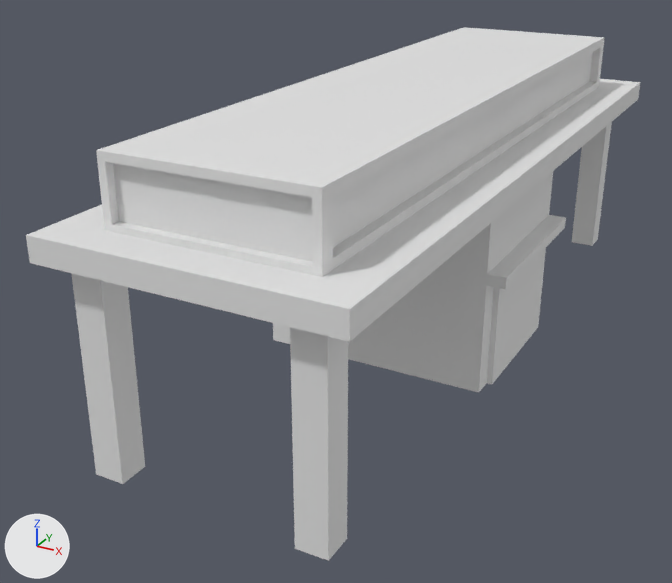
The Blender file Assets/Models/Entrance.blend, before and after one commit.
Both versions are drawn from a camera (50 mm lens) standing at (22.6, -54.5, 28.9) and looking at (-5.1, -4.2, 3.8). Lighting does not change. The marker at lower left points along +X, +Y and +Z.

The scene before the commit, as lines of its bpy script (objects in view):
```python
me_cube = bpy.data.meshes.new('Cube')
me_cube.from_pydata(...)  # 104 vertices, 82 faces; spans x -10.1..7.2, y -7.7..7.9, z 0.0..17.6
ob_cube = bpy.data.objects.new('Cube', me_cube)
ob_cube.location = (0.0, 0.0, 0.0)
ob_cube.scale = (1.0, 3.3, 1.0)
```
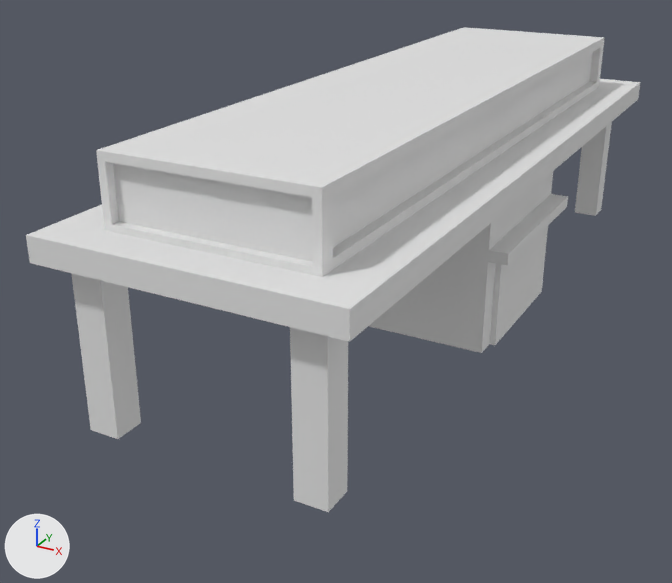
The newer file is also rescaled (x0.562), turned or shifted as a whole; pictures and numbers use the older file's frame.

Location of each change, (x1, y1, x2, y2) in pixels of the pictures (672 x 583 px; the box of a moved part takes in the faces that stretch with it):
```json
{"object": "Cube", "change": "reshaped", "before": [26, 27, 641, 561], "after": [26, 27, 641, 512], "on screen": "9% shorter"}
{"part": 1, "of": "me_cube", "change": "moved or reshaped", "before": [71, 122, 612, 561], "after": [71, 122, 612, 512]}
```

Scene script edits in JSON lines:
```json
{"block": "me_cube", "where": "me_cube.from_pydata(...)  # 104 vertices, 82 faces; spans x -10.1..7.2, y -7.7..7.9, z 0.0..17.6"}
{"block": "me_cube", "where": "# used by ob_cube; location = (0.0, 0.0, 0.0); scale = (1.0, 3.3, 1.0)"}
{"block": "me_cube", "change": "me_cube part 1: all 36 vertices in x -9.0..7.2, y -7.4..7.4, z 0.0..8.0 are scaled about their middle by (1, 1, 0.832), then moved by (0.0, 0.0, 2.1)"}
```
